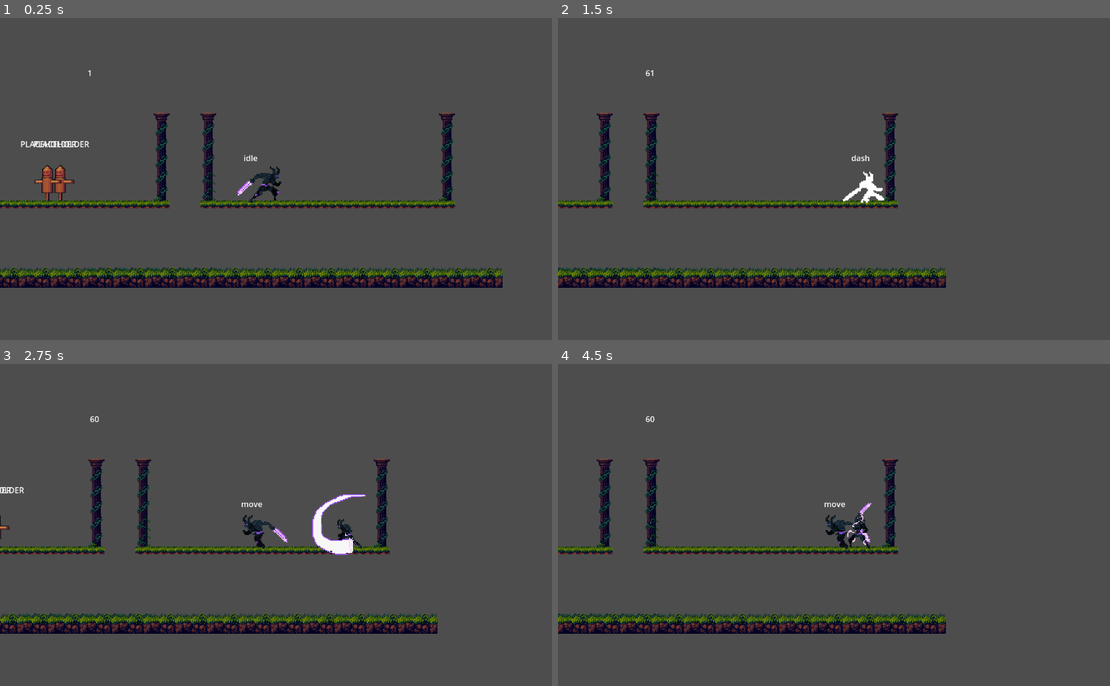
Above: before the commit, frames 1-4 (two rows, left to right).
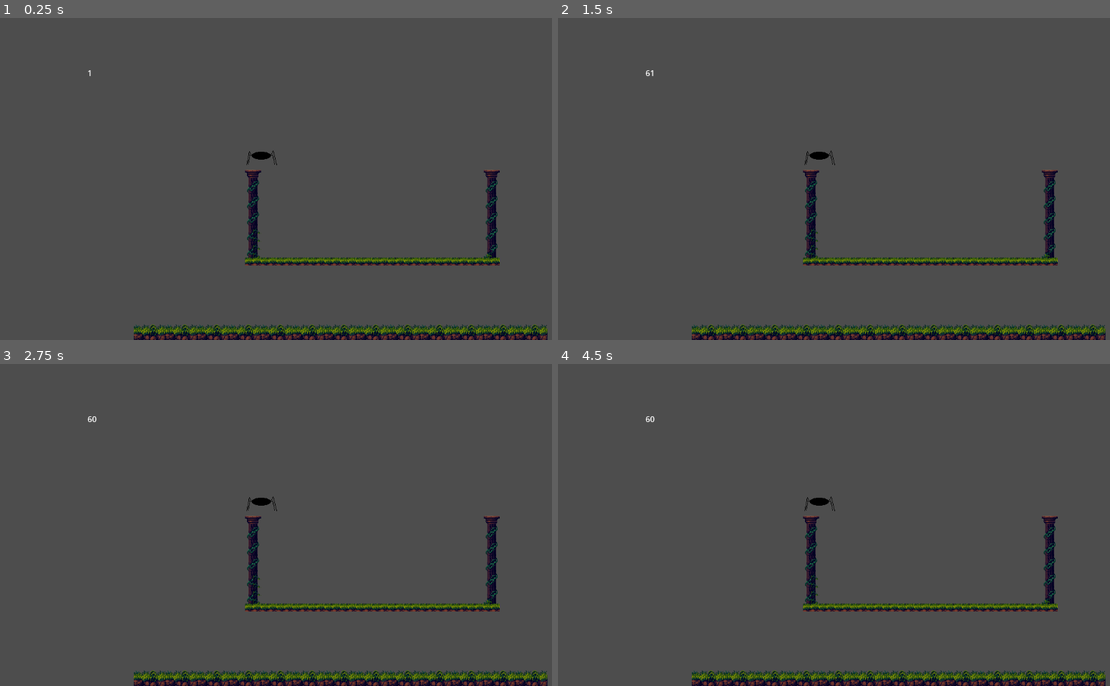
Above: after the commit, the same moments.

Repository: pablopenna/godot_learning
Game: Godot game, scene res://projects/navigating_entity/scenes/main.tscn
Same seed, same stepped clock (60 frames per second), same inputs: the game is played once before the commit and once after it. Before the commit the project starts from res://projects/state_machine/scenes/main.tscn. The engine's default icon, where the game draws it, is replaced by a stand-in: a white triangle on a blue panel in a dark square.
Inputs:
- Up to frame 1 (0.25 s): no input
- Up to frame 2 (1.5 s): tap Enter (ui_accept) at 0.5 s; hold D (move_right) from 0.53 s (still down); tap J (attack) at 0.6 s; tap Space (jump) at 0.77 s; tap Shift (dash) at 1.35 s
- Up to frame 3 (2.75 s): tap Space (jump) at 1.52 s; release D (move_right) at 2.03 s; hold A (move_left) from 2.03 s (still down); tap Ctrl (summon) at 2.1 s
- Up to frame 4 (4.5 s): release A (move_left) at 2.78 s; hold D (move_right) 2.78-4.28 s; tap J (attack) at 2.85 s; tap Space (jump) at 3.02, 3.77 s; hold Shift (dash) 3.53-4.28 s; hold A (move_left) from 4.28 s (still down); tap Ctrl (summon) at 4.35 s

The runs differ from the first frame. In frame 1, 15% of the frame differs, in the area x 0-100%, y 29-100%; in frame 2, 13%; in frame 3, 14%; in frame 4, 13%.

Commit message:
[WIP] Add navigating entity scene

Diff:
--- a/project.godot
+++ b/project.godot
@@ -11,7 +11,7 @@
 [application]
 
 config/name="Learning_Godot"
-run/main_scene="res://projects/state_machine/scenes/main.tscn"
+run/main_scene="res://projects/navigating_entity/scenes/main.tscn"
 config/features=PackedStringArray("4.2", "Forward Plus")
 run/max_fps=60
 config/icon="res://icon.svg"
--- /dev/null
+++ b/projects/navigating_entity/scenes/main.tscn
@@ -0,0 +1,18 @@
+[gd_scene load_steps=5 format=3 uid="uid://cco8sxv8krjma"]
+
+[ext_resource type="PackedScene" uid="uid://iw2y2tljhrwx" path="res://common/scenes/terrain.tscn" id="1_m8rii"]
+[ext_resource type="PackedScene" uid="uid://dg0wodn064gs2" path="res://common/scenes/follower_camera/follower_camera.tscn" id="2_awva7"]
+[ext_resource type="PackedScene" uid="uid://rp37pyfp261x" path="res://projects/navigating_entity/scenes/navigating_entity.tscn" id="3_bufv4"]
+[ext_resource type="PackedScene" uid="uid://cs5xij1m0eito" path="res://projects/main_menu/scenes/return_to_main_menu.tscn" id="4_i186u"]
+
+[node name="Main" type="Node2D"]
+
+[node name="Terrain" parent="." instance=ExtResource("1_m8rii")]
+
+[node name="FollowerCamera" parent="." node_paths=PackedStringArray("target") instance=ExtResource("2_awva7")]
+target = NodePath("../NavigatingEntity")
+
+[node name="NavigatingEntity" parent="." instance=ExtResource("3_bufv4")]
+position = Vector2(49, 16)
+
+[node name="ReturnToMainMenu" parent="." instance=ExtResource("4_i186u")]
--- /dev/null
+++ b/projects/navigating_entity/scenes/navigating_entity.tscn
@@ -0,0 +1,68 @@
+[gd_scene load_steps=10 format=3 uid="uid://rp37pyfp261x"]
+
+[ext_resource type="Script" path="res://common/scenes/entity/entity.gd" id="1_a33fe"]
+[ext_resource type="Script" path="res://common/scenes/entity/sprite_rotating_with_face_direction.gd" id="2_15f2n"]
+[ext_resource type="Texture2D" uid="uid://bi8m32m4x1rx8" path="res://common/sprites/blob_with_legs.png" id="2_ovrif"]
+[ext_resource type="Script" path="res://projects/state_machine/scripts/state_label.gd" id="4_36kmk"]
+[ext_resource type="Script" path="res://projects/state_machine/scripts/state_manager.gd" id="5_5a11d"]
+[ext_resource type="Script" path="res://projects/navigating_entity/scripts/idle.gd" id="6_sljns"]
+
+[sub_resource type="RectangleShape2D" id="RectangleShape2D_123ph"]
+size = Vector2(66, 29)
+
+[sub_resource type="Animation" id="Animation_o2tmq"]
+resource_name = "new_animation"
+length = 0.3
+loop_mode = 1
+tracks/0/type = "value"
+tracks/0/imported = false
+tracks/0/enabled = true
+tracks/0/path = NodePath("Sprite2D:frame")
+tracks/0/interp = 1
+tracks/0/loop_wrap = true
+tracks/0/keys = {
+"times": PackedFloat32Array(0, 0.2),
+"transitions": PackedFloat32Array(1, 1),
+"update": 1,
+"values": [0, 1]
+}
+
+[sub_resource type="AnimationLibrary" id="AnimationLibrary_xlvov"]
+_data = {
+"new_animation": SubResource("Animation_o2tmq")
+}
+
+[node name="NavigatingEntity" type="CharacterBody2D"]
+collision_layer = 4
+collision_mask = 2
+script = ExtResource("1_a33fe")
+
+[node name="CollisionShape2D" type="CollisionShape2D" parent="."]
+position = Vector2(0, 6.5)
+shape = SubResource("RectangleShape2D_123ph")
+
+[node name="Sprite2D" type="Sprite2D" parent="." node_paths=PackedStringArray("entity")]
+texture = ExtResource("2_ovrif")
+hframes = 2
+script = ExtResource("2_15f2n")
+entity = NodePath("..")
+
+[node name="AnimationPlayer" type="AnimationPlayer" parent="."]
+libraries = {
+"": SubResource("AnimationLibrary_xlvov")
+}
+
+[node name="StateLabel" type="RichTextLabel" parent="."]
+offset_right = 40.0
+offset_bottom = 40.0
+script = ExtResource("4_36kmk")
+
+[node name="StateMachine" type="Node" parent="." node_paths=PackedStringArray("initial_state", "managed_entity")]
+script = ExtResource("5_5a11d")
+initial_state = NodePath("Idle")
+managed_entity = NodePath("..")
+
+[node name="Idle" type="Node" parent="StateMachine"]
+script = ExtResource("6_sljns")
+
+[connection signal="state_changed" from="StateMachine" to="StateLabel" method="_on_state_change"]
--- /dev/null
+++ b/projects/navigating_entity/scripts/idle.gd
@@ -0,0 +1,7 @@
+extends State
+
+var gravity = GravityUtils.get_gravity()
+
+func physics_process(delta):
+	if not managed_entity.is_on_floor():
+		managed_entity.velocity.y = GravityUtils.get_velocity_applying_gravity(managed_entity.velocity.y, delta)
--- a/projects/pathfinding/scenes/main.tscn
+++ b/projects/pathfinding/scenes/main.tscn
@@ -1,18 +1,19 @@
-[gd_scene load_steps=6 format=3 uid="uid://cfruie3x47csg"]
+[gd_scene load_steps=7 format=3 uid="uid://cfruie3x47csg"]
 
 [ext_resource type="Script" path="res://projects/pathfinding/scripts/navigator.gd" id="1_m365i"]
 [ext_resource type="Texture2D" uid="uid://b4esa220ksdmd" path="res://icon.svg" id="2_xoxem"]
 [ext_resource type="PackedScene" uid="uid://cs5xij1m0eito" path="res://projects/main_menu/scenes/return_to_main_menu.tscn" id="3_ebek6"]
+[ext_resource type="PackedScene" uid="uid://dg0wodn064gs2" path="res://common/scenes/follower_camera/follower_camera.tscn" id="4_wwg57"]
 
 [sub_resource type="NavigationPolygon" id="NavigationPolygon_utkjk"]
-vertices = PackedVector2Array(872, 321, 888, 68, 921, 107, 945, 222, 1062, 161, 1076, 264, 1056, 67, 962, 34)
-polygons = Array[PackedInt32Array]([PackedInt32Array(0, 1, 2, 3), PackedInt32Array(3, 4, 5, 0), PackedInt32Array(6, 3, 2, 7)])
+vertices = PackedVector2Array(882, 307, 896, 93, 923, 124, 932, 223, 943, 235, 1054, 176, 1064, 256, 967, 45, 1040, 71)
+polygons = Array[PackedInt32Array]([PackedInt32Array(0, 1, 2, 3), PackedInt32Array(4, 5, 6, 0), PackedInt32Array(7, 8, 3, 2), PackedInt32Array(0, 3, 4)])
 outlines = Array[PackedVector2Array]([PackedVector2Array(888, 68, 872, 321, 1076, 264, 1062, 161, 945, 222, 1056, 67, 962, 34, 921, 107)])
 source_geometry_group_name = &"navigation_polygon_source_group"
 
 [sub_resource type="NavigationPolygon" id="NavigationPolygon_j2jdu"]
-vertices = PackedVector2Array(305, 219, 61, 340, 186, 185, 515, 48, 464, 224, 270, 380, 91, 134, 162, 100, 567, 159)
-polygons = Array[PackedInt32Array]([PackedInt32Array(0, 1, 2, 3), PackedInt32Array(4, 5, 0, 3), PackedInt32Array(2, 6, 7, 3), PackedInt32Array(4, 3, 8)])
+vertices = PackedVector2Array(306, 207, 97, 310, 201, 182, 509, 58, 458, 216, 285, 354, 316, 215, 113, 134, 164, 109, 554, 155, 459, 216)
+polygons = Array[PackedInt32Array]([PackedInt32Array(0, 1, 2, 3), PackedInt32Array(4, 5, 6, 3), PackedInt32Array(2, 7, 8, 3), PackedInt32Array(6, 0, 3), PackedInt32Array(4, 3, 9, 10)])
 outlines = Array[PackedVector2Array]([PackedVector2Array(162, 100, 515, 48, 567, 159, 464, 224, 270, 380, 305, 219, 61, 340, 186, 185, 91, 134)])
 source_geometry_group_name = &"navigation_polygon_source_group"
 cell_size = 5.5
@@ -20,10 +21,11 @@
 [node name="main" type="Node2D"]
 
 [node name="NavigationRegion2D2" type="NavigationRegion2D" parent="."]
+position = Vector2(-10, 13)
 navigation_polygon = SubResource("NavigationPolygon_utkjk")
 
 [node name="NavigationRegion2D" type="NavigationRegion2D" parent="."]
-position = Vector2(-1, -1)
+position = Vector2(7, -13)
 navigation_polygon = SubResource("NavigationPolygon_j2jdu")
 
 [node name="NavigationLink2D" type="NavigationLink2D" parent="."]
@@ -37,9 +39,12 @@
 [node name="NavigationAgent2D" type="NavigationAgent2D" parent="Navigator"]
 
 [node name="TargetPosition" type="Node2D" parent="Navigator"]
-position = Vector2(1054, 67)
+position = Vector2(683, 341)
 
 [node name="Sprite2D" type="Sprite2D" parent="Navigator"]
 texture = ExtResource("2_xoxem")
 
 [node name="ReturnToMainMenu" parent="." instance=ExtResource("3_ebek6")]
+
+[node name="FollowerCamera" parent="." node_paths=PackedStringArray("target") instance=ExtResource("4_wwg57")]
+target = NodePath("../Navigator")
Binary file added: common/sprites/blob_with_legs.png
Not shown, added: common/sprites/blob_with_legs.png.import
